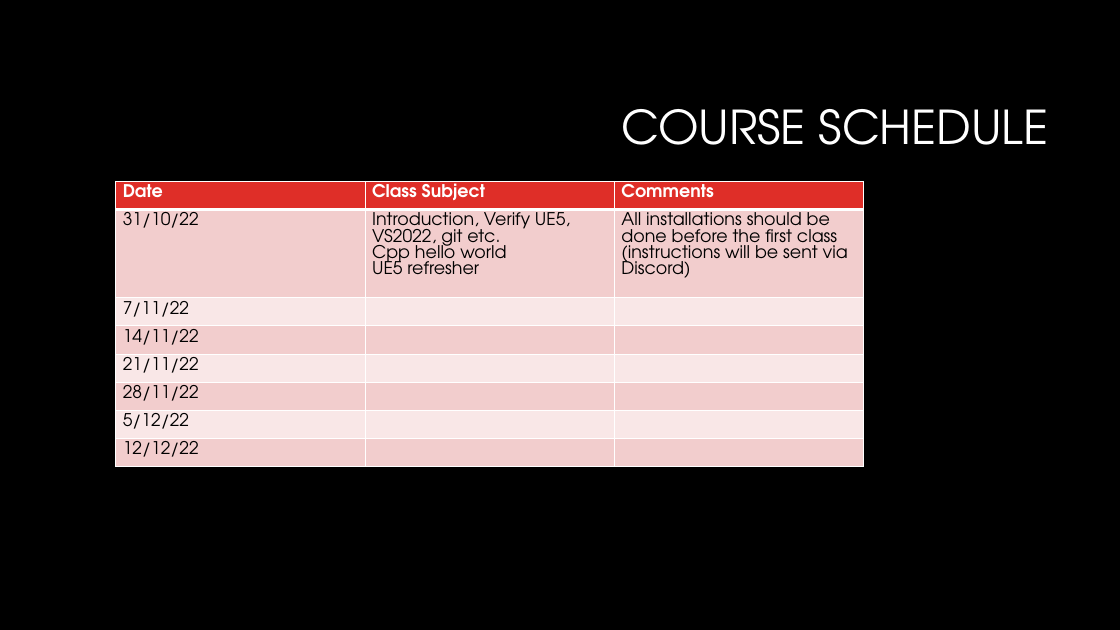
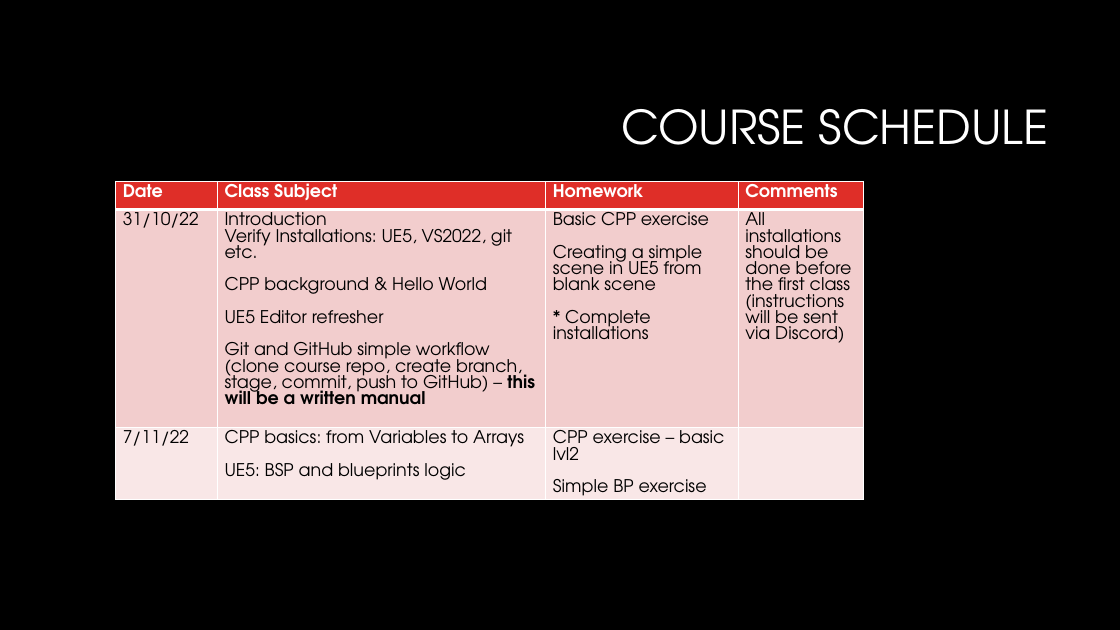
Before and after one commit to shachash1984/Tiltan_UnrealEngineCourse, a slide deck: slide 10 of Presentations/Course_Syllabus.pptx (slide 7 before the commit). Drawn at 1120x630 pixels with LibreOffice and Linux fonts; fonts in the diff are those of the drawing; background and template pictures are left out. Boxes give left, top, right and bottom in pixels: in the first picture for what was removed or moved away, otherwise in the second. Text is boxed around its words. In the diff, an @@ line names an element or a change of style, - is before the commit and + after.

```diff
--- a/Presentations/Course_Syllabus.pptx
+++ b/Presentations/Course_Syllabus.pptx
@@ table at (x1=116, y1=181, x2=864, y2=581) @@
-Date | Class Subject | Comments
-31/10/22 | Introduction, Verify UE5, VS2022, git etc. / Cpp hello world / UE5 refresher | All installations should be done before the first class (instructions will be sent via Discord)
-7/11/22 |  | 
-14/11/22 |  | 
-21/11/22 |  | 
-28/11/22 |  | 
-5/12/22 |  | 
-12/12/22 |  | 
+Date | Class Subject | Homework | Comments
+31/10/22 | Introduction / Verify Installations: UE5, VS2022, git etc. / CPP background & Hello World / UE5 Editor refresher / Git and GitHub simple workflow (clone course repo, create branch, stage, commit, push to GitHub) – this will be a written manual | Basic CPP exercise / Creating a simple scene in UE5 from blank scene / * Complete installations | All installations should be done before the first class (instructions will be sent via Discord)
+7/11/22 | CPP basics: from Variables to Arrays / UE5: BSP and blueprints logic | CPP exercise – basic lvl2 / Simple BP exercise | 
```
Also in this commit, not shown: 3 other slides changed, 4 slides added, 2 other files.
